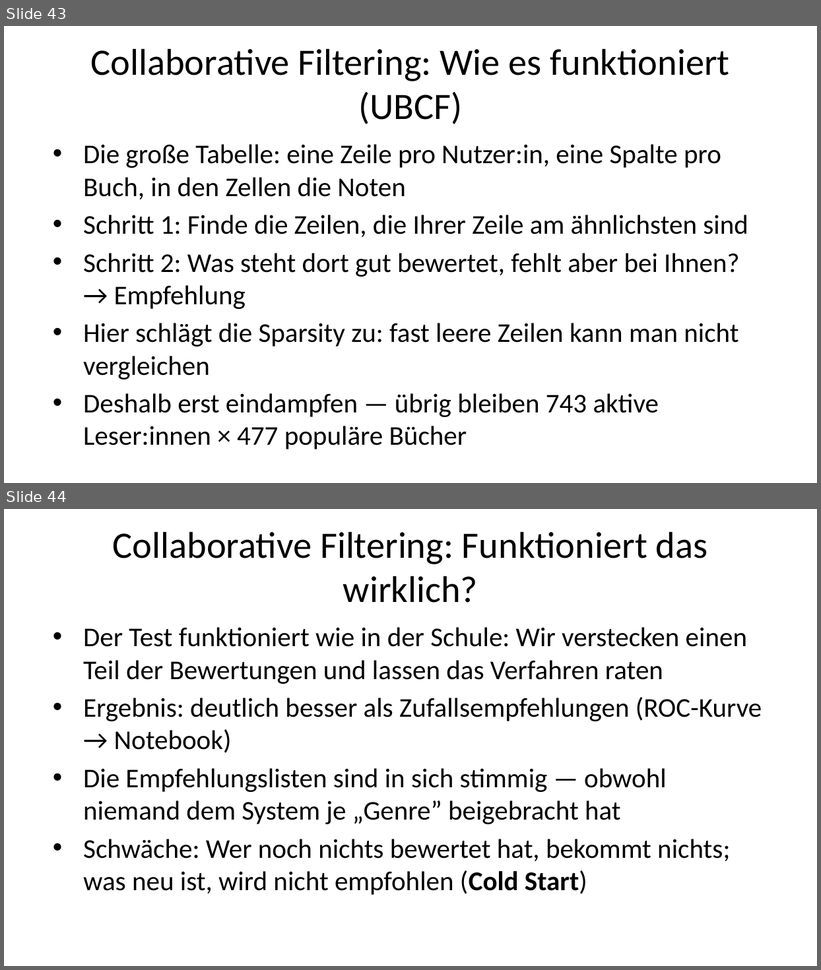
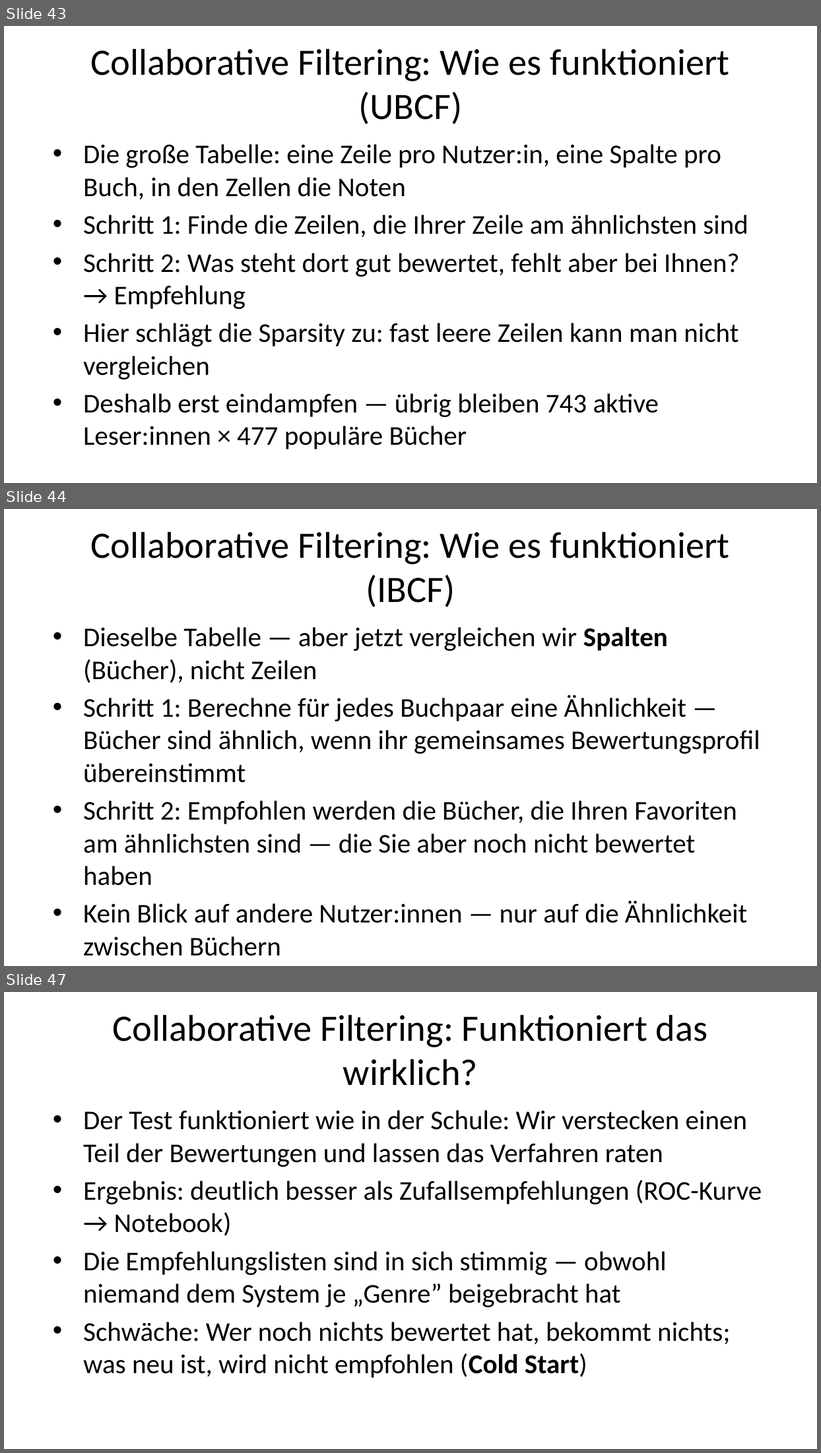
Before and after one commit to daswesen/2026-hu-berlin-data-mining, a slide deck: Konsultation_IBI_Deck.pptx. Shown one above the other, each under a label of ours: slides 43 and 44 before the commit, slides 43, 44 and 47 after it; the slides between them are not shown. The pictures are 821x970 and 821x1453 pixels, drawn with LibreOffice and Linux fonts; fonts in the diff are those of the drawing. Boxes give left, top, right and bottom in pixels: in the first picture for what was removed or moved away, otherwise in the second. Text is boxed around its words. In the diff, an @@ line names an element or a change of style, - is before the commit and + after.

```diff
--- a/Konsultation_IBI_Deck.pptx
+++ b/Konsultation_IBI_Deck.pptx
@@ slide 44 added at (4, 509, 817, 966), background #FFFFFF @@
@@ title added at (90, 531, 729, 607), 33 pt, text #000000 @@
+Collaborative Filtering: Wie es funktioniert (IBCF)
@@ text added at (83, 627, 760, 923), 24 pt, text #000000 @@
+• Dieselbe Tabelle — aber jetzt vergleichen wir Spalten (Bücher), nicht Zeilen
+• Schritt 1: Berechne für jedes Buchpaar eine Ähnlichkeit — Bücher sind ähnlich, wenn ihr gemeinsames Bewertungsprofil übereinstimmt
+• Schritt 2: Empfohlen werden die Bücher, die Ihren Favoriten am ähnlichsten sind — die Sie aber noch nicht bewertet haben
+• Kein Blick auf andere Nutzer:innen — nur auf die Ähnlichkeit zwischen Büchern
@@ what was slide 44 is now slide 47 @@
```
Also in this commit, not shown: 7 slides changed, 2 other slides added, 2 other files.
